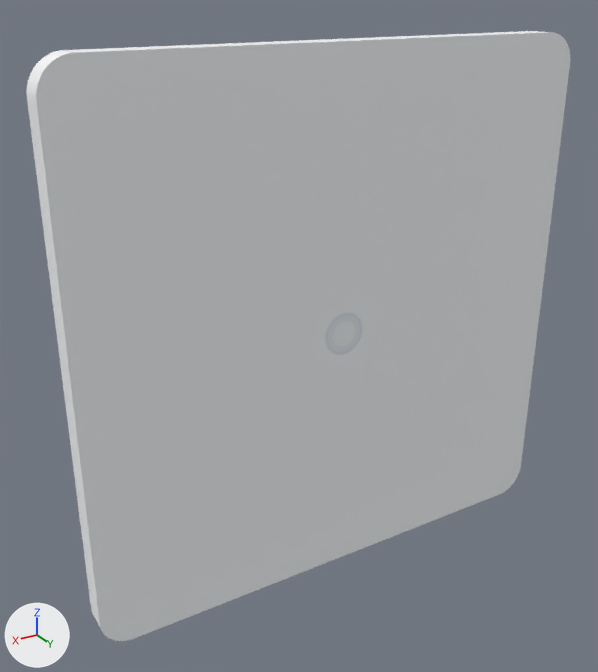
Renders of the glTF model src/models/restaurant.glb from each side of a commit.
One viewpoint serves both versions: a 50 mm camera at (0.047, 0.0702, 0.0353) aimed at (0.0038, -0.0017, -0.0007). Lighting does not change. The marker at lower left points along +X, +Y and +Z. The first picture is the older version. Where no turn or scale is listed for an object, it has been applied to the vertices.

Objects in the first picture: 'Back', 'Edge' and 1 more.
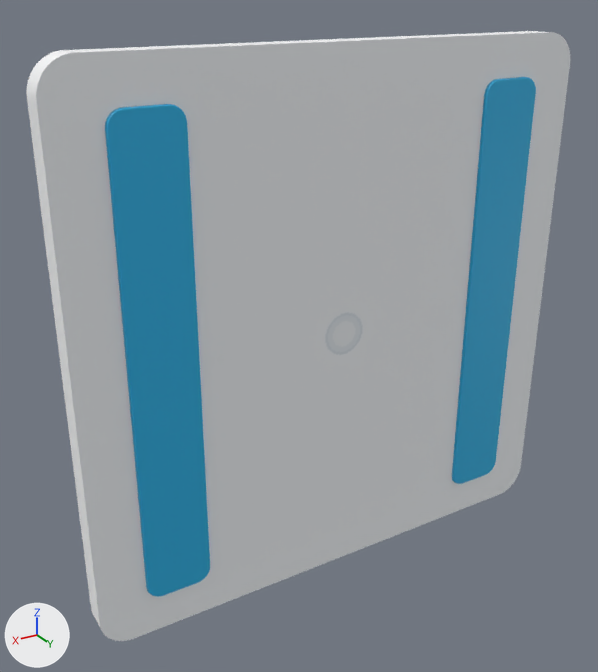
What differs and where, as boxes (x1, y1, x2, y2) in the pictures (598 x 672 px):
'Unbroken raised rear ribbons', added (cyan): after (105, 77, 536, 597)

Patch to the scene script:
```diff
--- a/src/models/restaurant.glb.py
+++ b/src/models/restaurant.glb.py
@@ mat_continuous_blue_adhesive_ribbon @@
+mat_continuous_blue_adhesive_ribbon = principled_material('Continuous blue adhesive ribbon')
+mat_continuous_blue_adhesive_ribbon.base_color = (0.025, 0.46, 0.8)  # cyan #2cb5e7
+mat_continuous_blue_adhesive_ribbon.metallic = 0.02
+mat_continuous_blue_adhesive_ribbon.roughness = 0.42
@@ me_smooth_rear_ribbons @@
+me_smooth_rear_ribbons.from_pydata(...)  # 218 vertices, 360 faces; spans x -0.0247..0.0247, y 0.0015..0.0019, z -0.0255..0.0255
+me_smooth_rear_ribbons.materials.append(mat_continuous_blue_adhesive_ribbon)  # cyan #2cb5e7
@@ ob_unbroken_raised_rear_ribbons @@
+ob_unbroken_raised_rear_ribbons = bpy.data.objects.new('Unbroken raised rear ribbons', me_smooth_rear_ribbons)
+ob_unbroken_raised_rear_ribbons.location = (0.0, 0.0, 0.0)
```
